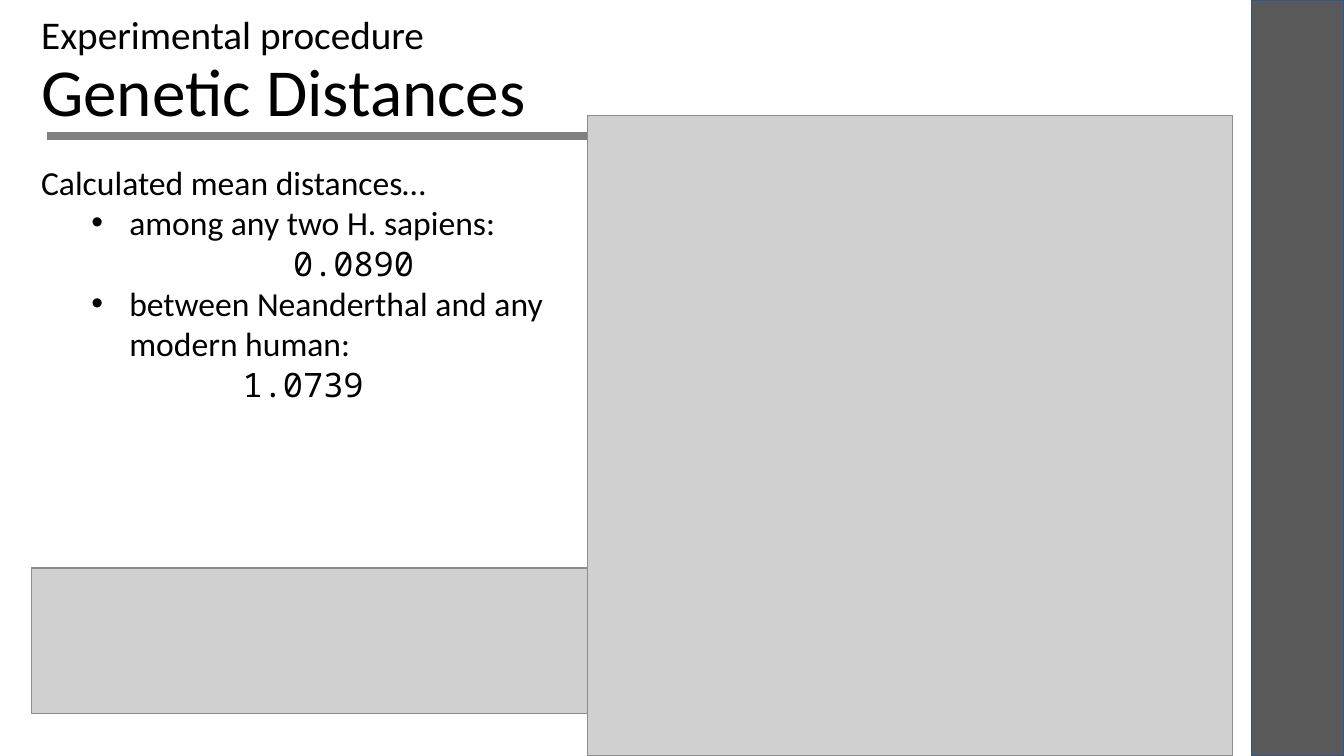
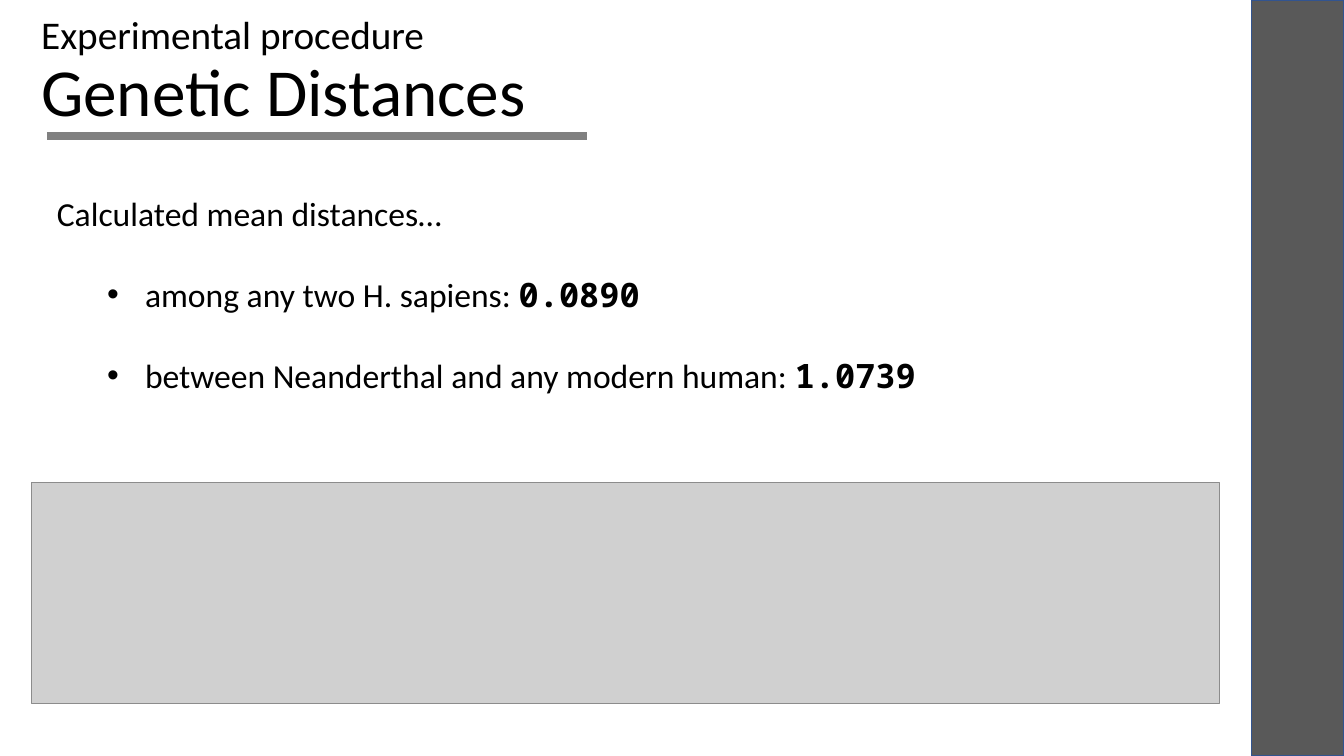
Before and after one commit to laksannathan/Biopython, a slide deck: slide 7 of humans_demo/Humans.pptx. Drawn at 1344x756 pixels with LibreOffice and Linux fonts; fonts in the diff are those of the drawing; grey boxes stand for pictures. Boxes give left, top, right and bottom in pixels: in the first picture for what was removed or moved away, otherwise in the second. Text is boxed around its words. In the diff, an @@ line names an element or a change of style, - is before the commit and + after.

```diff
--- a/humans_demo/Humans.pptx
+++ b/humans_demo/Humans.pptx
@@ picture removed at (587, 115, 1232, 756) @@
@@ text "Calculated mean distances…": place and size @@
-text "Calculated mean distances…" at (41, 171, 542, 398)
+text "Calculated mean distances…" at (57, 202, 916, 394)
@@ text at (145, 282, 916, 394): text changed @@
-  • among any two H. sapiens:
-  0.0890
-  • between Neanderthal and any
-  modern human:
-1.0739
+  • among any two H. sapiens: 0.0890
+  • between Neanderthal and any modern human: 1.0739
@@ picture: place and size @@
-picture at (31, 569, 816, 715)
+picture at (31, 483, 1220, 704)
```
Also in this commit, not shown: 4 other slides changed.
